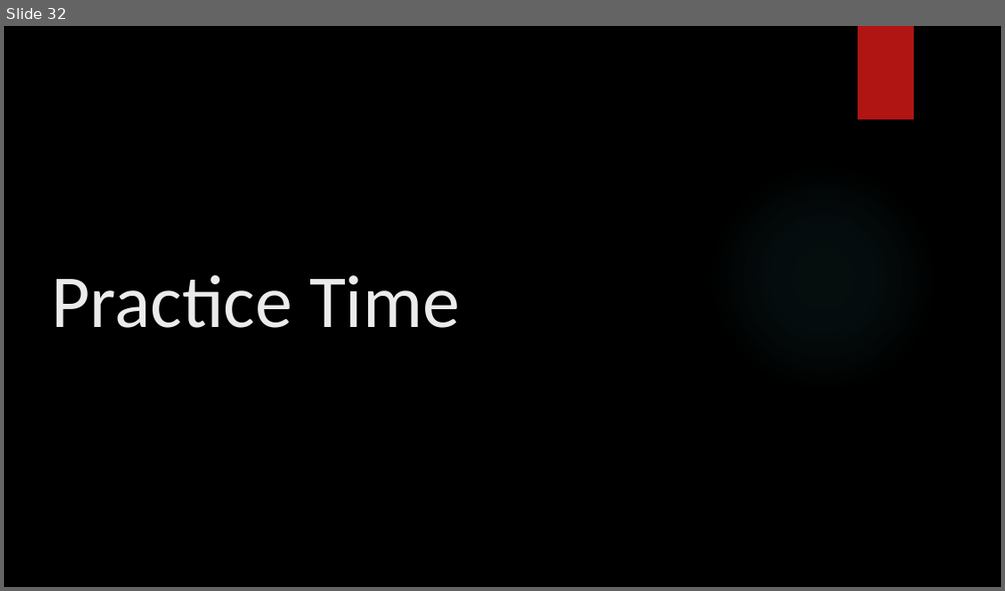
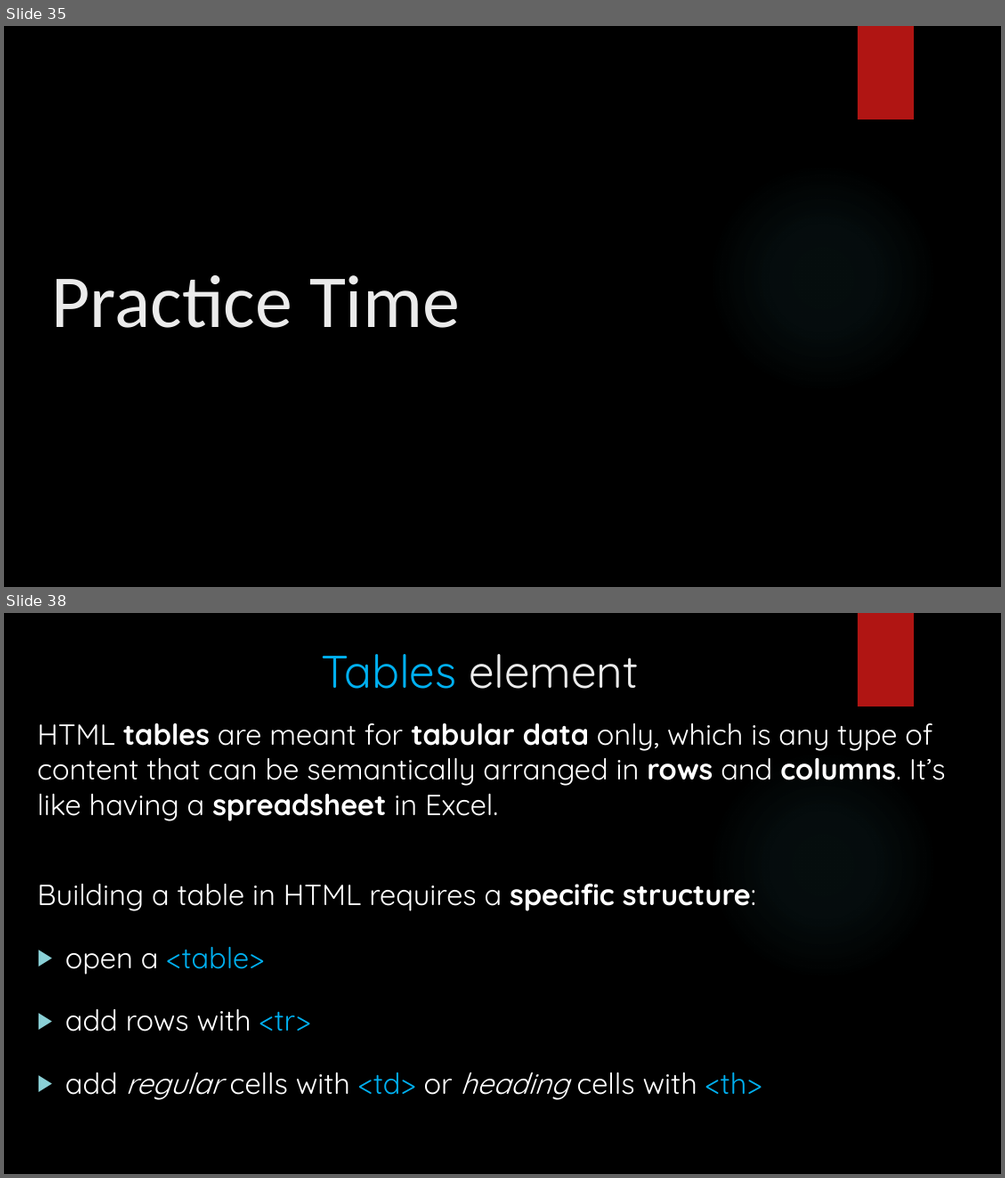
Before and after one commit to BachAmadou/code-lectures, a slide deck: HTML/HTML.pptx. Shown one above the other, each under a label of ours: slide 32 before the commit, slides 35 and 38 after it; the slides between them are not shown. The pictures are 1005x591 and 1005x1178 pixels, drawn with LibreOffice and Linux fonts; fonts in the diff are those of the drawing; background and template pictures are left out. Boxes give left, top, right and bottom in pixels: in the first picture for what was removed or moved away, otherwise in the second. Text is boxed around its words. In the diff, an @@ line names an element or a change of style, - is before the commit and + after.

```diff
--- a/HTML/HTML.pptx
+++ b/HTML/HTML.pptx
@@ slide 38 added at (x1=4, y1=613, x2=1001, y2=1174), background picture (left out); not listed: 2 template elements that a slide beside it also shows @@
@@ title added at (x1=322, y1=654, x2=639, y2=689), 44 pt, text #EBEBEB @@
+Tables element
@@ text added at (x1=37, y1=723, x2=946, y2=1100), 28 pt, text #FFFFFF @@
+HTML tables are meant for tabular data only, which is any type of content that can be semantically arranged in rows and columns. It’s like having a spreadsheet in Excel.
+Building a table in HTML requires a specific structure:
+▶ open a <table>
+▶ add rows with <tr>
+▶ add regular cells with <td> or heading cells with <th>
@@ what was slide 32 is now slide 35 @@
```
Also in this commit, not shown: 8 slides changed, 5 other slides added, 42 other files.
